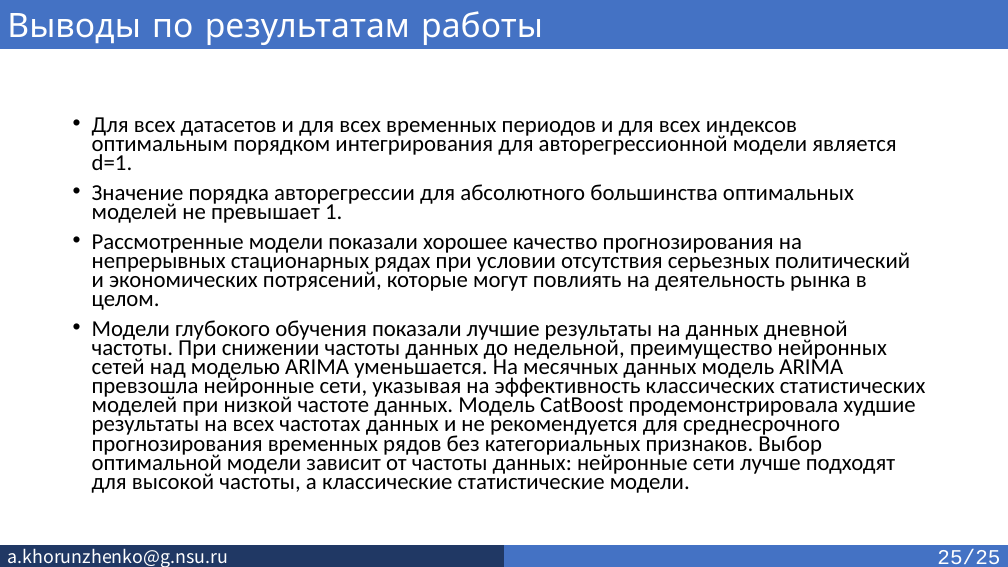
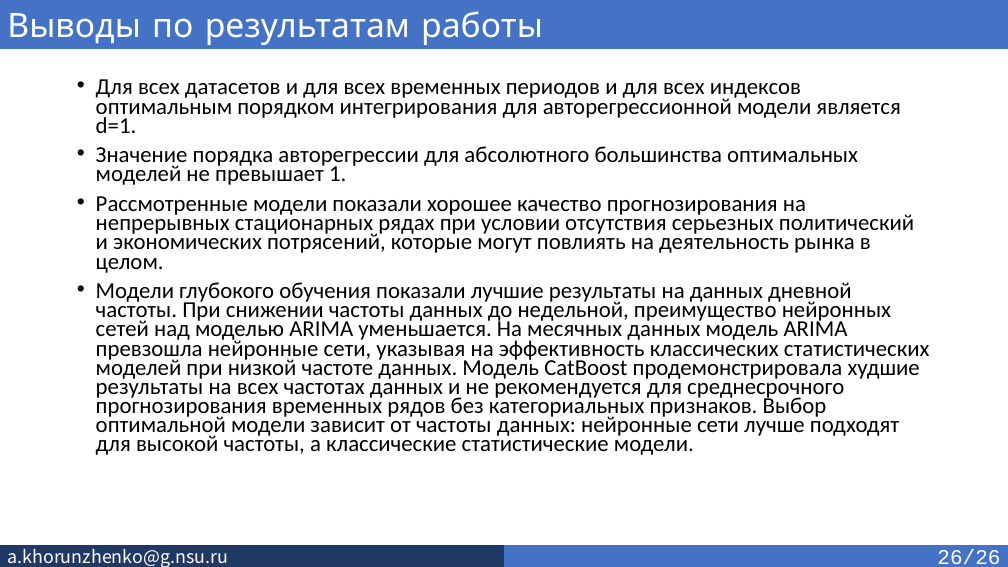
Before and after one commit to SkivHisink/MasterWork, a slide deck: slide 26 of Text/Хорунженко_презентация_4_сем.pptx (slide 25 before the commit). Drawn at 1008x567 pixels with LibreOffice and Linux fonts; fonts in the diff are those of the drawing. Boxes give left, top, right and bottom in pixels: in the first picture for what was removed or moved away, otherwise in the second. Text is boxed around its words. In the diff, an @@ line names an element or a change of style, - is before the commit and + after.

```diff
--- a/Text/Хорунженко_презентация_4_сем.pptx
+++ b/Text/Хорунженко_презентация_4_сем.pptx
@@ text "Для всех датасетов и для ...": place and size @@
-text "Для всех датасетов и для ..." at bbox=[92, 117, 926, 493]
+text "Для всех датасетов и для ..." at bbox=[96, 79, 930, 455]
@@ text in rectangle at bbox=[937, 549, 1000, 564]: text changed @@
-25/25
+26/26
```
Also in this commit, not shown: 23 other slides changed, 3 slides added, 1 slide removed, 1 other file.
